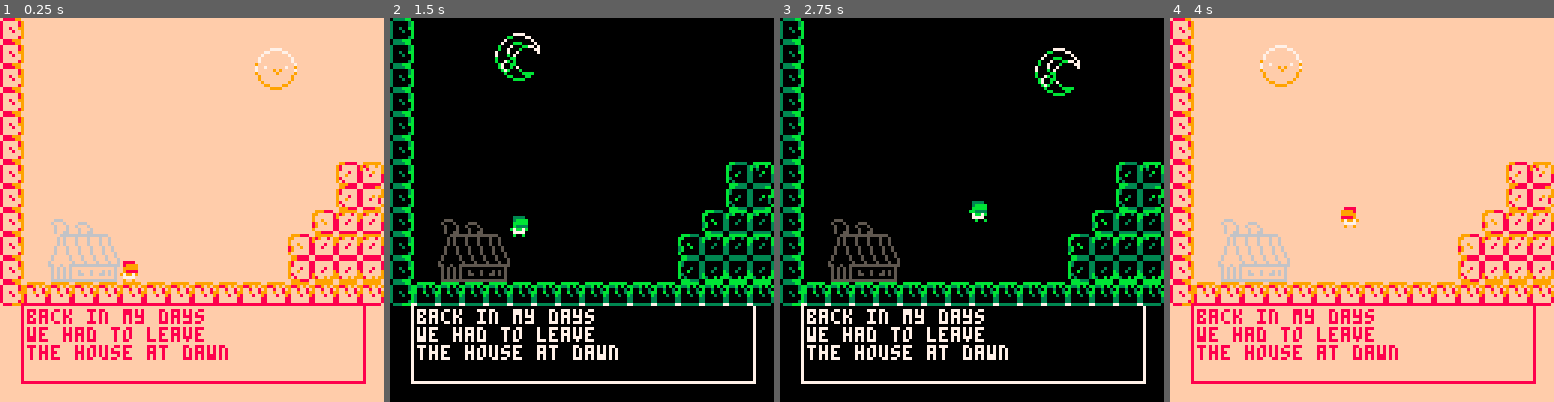
Above: before the commit, frames 1-4 (left to right).
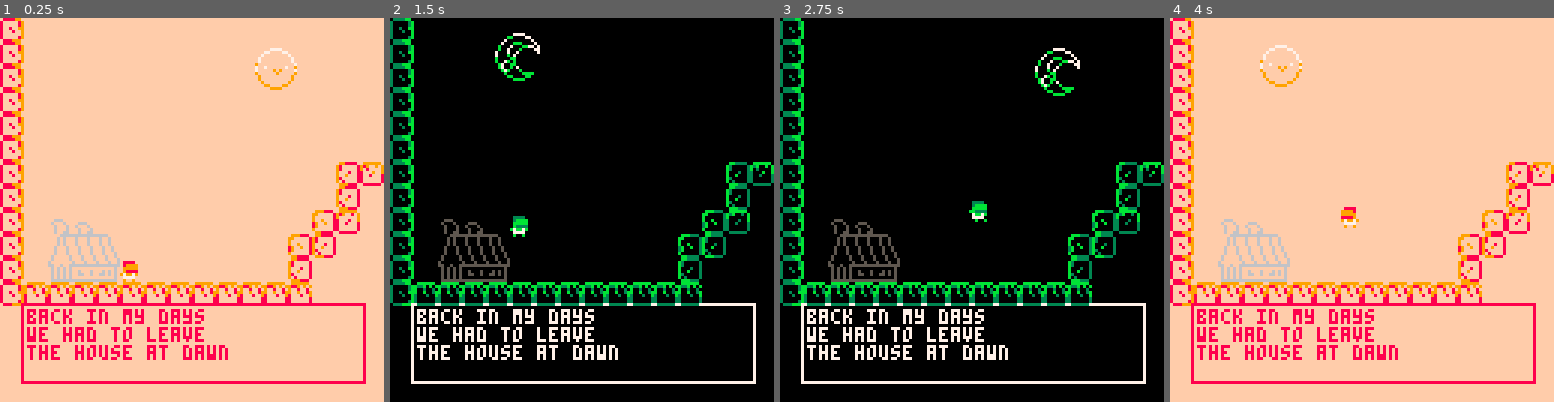
Above: after the commit, the same moments.

Repository: NataliaPrzemylska/milk1-way
Game: PICO-8 cartridge milkjourney.p8
Two runs of this game, one before a commit and one after it. Both use one fixed random seed, a clock stepped at 60 frames per second and the inputs below.
Inputs:
- Up to frame 1 (0.25 s): no input
- Up to frame 2 (1.5 s): tap X (X key) at 0.33, 1.07 s; tap O (Z key) at 0.7 s
- Up to frame 3 (2.75 s): hold Right 1.6-2.1 s; tap O (Z key) at 1.7, 2.1, 2.5 s; tap X (X key) at 1.85 s; hold Up 2.15-2.42 s; hold Right from 2.47 s (still down)
- Up to frame 4 (4 s): tap O (Z key) at 2.9, 3.3, 3.7 s; tap X (X key) at 2.97 s; release Right at 3.03 s; hold Left 3.08-3.58 s

The runs differ from the first frame. In frame 1, 1.9% of the frame differs, in the area x 81-100%, y 43-75%; in frame 2, 1.9%; in frame 3, 1.9%; in frame 4, 1.9%.

Commit message:
adding death
and death animation

Diff:
--- a/dynamic_level_objects.lua
+++ b/dynamic_level_objects.lua
@@ -1,11 +1,15 @@
 
 function update_car(c)
+    if (player.x<=c.x+16 and player.x>=c.x-8) and (player.y<=c.y+8 and player.y>=c.y-8) then
+        dead()
+    end
     if c.spd != nil then
         if c.x*(c.spd > 0 and 1 or -1)>c.destination_x  then
             c.x=c.spawn_x
         end
             c.x += c.spd
     end
+
 end
 
 function draw_car(c)
--- a/milkjourney.p8
+++ b/milkjourney.p8
@@ -17,12 +17,12 @@
 0b00b0000b0000000000b000b00b000000b00b000b00b00000000000300003000033330000000000000000000000000000000000000000000000000000000000
 00000000000000000000000000000000000000000000000000000000000000000000000000000000000000000000000000000000000000000000000000000000
 00000000000000000000000000000000000000000000000000000000000000000000000000000000000000000000000000000000000000000000000000000000
-00000000000000000000000000000000000000000000000000000000000000000000000000000000000000000000000000000000000000000000000000000000
-00000000000000000000000000000000000000000000000000000000000000000000000000000000000000000000000000000000000000000000000000000000
-00000000000000000000000000000000000000000000000000000000000000000000000000000000000000000000000000000000000000000000000000000000
-00000000000000000000000000000000000000000000000000000000000000000000000000000000000000000000000000000000000000000000000000000000
-00000000000000000000000000000000000000000000000000000000000000000000000000000000000000000000000000000000000000000000000000000000
-00000000000000000000000000000000000000000000000000000000000000000000000000000000000000000000000000000000000000000000000000000000
+00333300000000000000000000000000000000000000000000000000000000000000000000000000000000000000000000000000000000000000000000000000
+003bbbb0000000000000000000000000000000000000000000000000000000000000000000000000000000000000000000000000000000000000000000000000
+00bbbbb0003333000000000000000000000000000000000000000000000000000000000000000000000000000000000000000000000000000000000000000000
+03b33330003bbbb00000000000000000000000000000000000000000000000000000000000000000000000000000000000000000000000000000000000000000
+0777700007bbbbb00000000000000000000000000000000000000000000000000000000000000000000000000000000000000000000000000000000000000000
+b000b000b7b333300000000000000000000000000000000000000000000000000000000000000000000000000000000000000000000000000000000000000000
 00008888888800008822882200000000000000000000000000000000000000000200002002000020020000200000000000000000000000000000000000000000
 00080008000080000082220000000000000000000000000008000088000000800288882002888820028888200000000000000000000000000000000000000000
 00080002000080000000000000000000000000000000000088080888088000800828828008288280082882800000000000000000000000000000000000000000
@@ -55,14 +55,14 @@
 30000003300000033000000330000000000000030000000000000000000000000000000000000000000000000000000050000005b0000b07b00000bb50000005
 300000033000000330000003300000000000000300000000000000000000000000000000000000000000000000000000500000057000b00770000b0750000005
 0333333003333330033333300333333333333330333333333333333333333333000000000000000000000000000000000555555007b7777007777bb005555550
-0333bbb003333bb003333bb003333bb00bbbb33000006666660000000000000000000000000000000000000000000000055555500b777b700bbb7b7005555550
-3003000b3000003b3000000b3000000bb0000003000660660000000000000000000000000000000000000000000000005000000570b00007bb00000b50000005
-300300b03000003b3000000b300000bbb000000300060000000000000000000000000000000000000000000000000000500000057b0000bbbb0000bb50000005
-3000b0bb300300bb3000b0bb3000003b3bb0000300066660000000000000000000000000000000000000000000000000500050057b00b007b0b7000750050005
-3003000b3000300b300300303000003b3b0000030000006600000000000000000000000000000000000000000000000050050005b007000b7000b00b50005005
-3000000b3000000b3000003030000003bb0000030000000600000000000000000000000000000000000000000000000050000005b0000007b000000750000005
-300000bb3000003b3000000b3000b003b000b0030006666660000000000000000000000000000000000000000000000050000005700bb0077000b00b50000005
-033333b00333bbb003333bb030030003b000b0030000060000000000000000000000000000000000000000000000000005555550077b7b700b7bb7b005555550
+0333bbb003333bb003333bb003333bb00bbbb33000000000000000000000000000000000000000000000000000000000055555500b777b700bbb7b7005555550
+3003000b3000003b3000000b3000000bb0000003000000000000000000000000000000000000000000000000000000005000000570b00007bb00000b50000005
+300300b03000003b3000000b300000bbb000000300000000000000000000000000000000000000000000000000000000500000057b0000bbbb0000bb50000005
+3000b0bb300300bb3000b0bb3000003b3bb0000300000000000000000000000000000000000000000000000000000000500050057b00b007b0b7000750050005
+3003000b3000300b300300303000003b3b0000030000000000000000000000000000000000000000000000000000000050050005b007000b7000b00b50005005
+3000000b3000000b3000003030000003bb0000030000000000000000000000000000000000000000000000000000000050000005b0000007b000000750000005
+300000bb3000003b3000000b3000b003b000b0030000000000000000000000000000000000000000000000000000000050000005700bb0077000b00b50000005
+033333b00333bbb003333bb030030003b000b0030000000000000000000000000000000000000000000000000000000005555550077b7b700b7bb7b005555550
 0bb333300bbb33300bb33330300030bb3003000300000000000000000000000000000000000000000000000000000000055555500bbb7b7007bb7b7005555550
 b3000003bb000003b0b000033003003bb300300300000000000000000000000000000000000000000000000000000000500000057000000bb000000b50000005
 b3000003b0000003b00000033000003bb30000030000000000000000000000000000000000000000000000000000000050000005700000bbbb00000b50000005
@@ -135,11 +135,11 @@
 61000000000000000000000000000000000000000000000000000000000000ff000000000000000000000000000000000000000000000000000000000000007262610000000000000000000000000072000000404100000041414100000000000000000000000000000000000000000000000000000000000000000000000000
 6100000000000000000000000000000000000000000000000000000000000000000000000000000000000000000000000000000000000000000000000000007262610000000000000000000000000072404040000041414100000041000000000000414100000000414141414100000000000000000000000000000000000000
 61000000000000000000000000000000000000000000000000000000000000000000000000535400000000000000715251000000000000000000000000000072626100000000000000000000000052524200000000b2b2b200000000410000000041000041410041000000410041414100000000000000000000000000000000
-61ff000000000000000000000000000000000000000000000000000000000000000000000000000000006e00000071624262000000000000000000000000006562610000000000000000000000004040960000000000000000008500410000006100000000004100000000000000000000000000000000000000000000000000
-61ff000000000000000000000000000000000000000000000000000000000000004d4d0000000000000000000000716242620000000000000000000000000065626100000000000000000000000040404000000000000000000000000041000061000000000000000000a1000000515100000000000000000000000000000000
-61ff000000000000000000000000705052510000000000000000000000000000000000000000000000000000000071624251510000000000070000000000007262610000000000000000000000004040000000000000000000464748004100006100000000000000005050000000000000000000000000000000000000000000
-61ff000000000000000000000000706270620000000000000000000000000000004647480000005d5d5d0000000071624242425100000050515200000000007262610000000000000000000000004040006e6e000000000000000000004200006100000000000000000000000000000000000000000000000000000000000000
-61ffcbcccd00000000000000007151514162000000000000000000000000000000000000000000000000000000007162424242600000504040405200000000726261000000000000000000000000404000000000000000000000000000004242610000a1a1a1006d6d6d00002800000000000000000000000000000000000000
-61ffdbdcdd0000000000000071515151ff00000000000000000000000000000000000000000000000000000050515162424242600050404040404052000000727e7e00000000000000000000000040400000006d6d6d0000004e4e4e00000000000000516d6d0000000000515100000000000000000000000000000000000000
-61ffebeced0000000000000070414141ff00000000000000000000000000000000000000000000000000000070414141424242605040404040404040520000727e7e000000b0b0b00000280000004040000000000000000000000000000000005252520000000000000000000000000000002323232323232323232323232351
-6152525252525252525252525252525250505050505050505050505050505050505050505050505050505050505050505252525252525252525252525252525250505050505050505050505050505050222222222222222222222222222250500000002222222222222222222222222252525252525252525252525252525252
+61ff000000000000000000000000000000000000000000000000000000000000000000000000000000006e00000071004262000000000000000000000000006562610000000000000000000000004040960000000000000000008500410000006100000000004100000000000000000000000000000000000000000000000000
+61ff000000000000000000000000000000000000000000000000000000000000004d4d0000000000000000000000710000620000000000000000000000000065626100000000000000000000000040404000000000000000000000000041000061000000000000000000a1000000515100000000000000000000000000000000
+61ff000000000000000000000000705052510000000000000000000000000000000000000000000000000000000071000051510000000000070000000000007262610000000000000000000000004040000000000000000000464748004100006100000000000000005050000000000000000000000000000000000000000000
+61ff000000000000000000000000700000620000000000000000000000000000004647480000005d5d5d0000000071000000425100000050515200000000007262610000000000000000000000004040006e6e000000000000000000004200006100000000000000000000000000000000000000000000000000000000000000
+61ffcbcccd00000000000000007151000062000000000000000000000000000000000000000000000000000000007100000000600000504000405200000000726261000000000000000000000000404000000000000000000000000000004242610000a1a1a1006d6d6d00002800000000000000000000000000000000000000
+61ffdbdcdd00000000000000717000000000000000000000000000000000000000000000000000000000000050515100000000600050400000004052000000727e7e00000000000000000000000040400000006d6d6d0000004e4e4e00000000000000516d6d0000000000515100000000000000000000000000000000000000
+61ffebeced00000000000000700000000000000000000000000000000000000000000000000000000000000070000000000000605040000000000040520000727e7e000000b0b0b00000280000004040000000000000000000000000000000005252520000000000000000000000000000000000000000000000000000000000
+6152525252525252525252525200000050505050505050505050505050505050505050505050505050505050500000000000005252000000000000005252525250505050505050505050505050505050222222222222222222222222222250500000002222222222222222222222222200000000000000000000000000000000
--- a/player.lua
+++ b/player.lua
@@ -10,9 +10,9 @@
     face_right = true,
     has_milk = false,
     has_key = false,
-
     current_sprite = 0,
     animation_index = 1,
+    dead_animation_index = 0,
 }
 
 ANIM = {
@@ -22,21 +22,36 @@
     LEN = 6,
     air_up = 3,
     air_down = 4,
+    falling = 16,
+    laying = 17
 }
 
 FRAME_TIME = 1 / 30.0 -- in seconds
 day_cooldown = 0
 
 function animate_player(walking, in_air)
-    -- show the frame from correct animation
-    if in_air then
-        if walking then
-            player.current_sprite = player.vy < 0 and ANIM.air_up or ANIM.air_down
+    if player.dead_animation_index ~= 0 then
+        player.dead_animation_index+=1
+        if player.dead_animation_index < 10 then
+            player.current_sprite = ANIM.falling
+        elseif player.dead_animation_index == 60 then
+            player.current_sprite = ANIM.laying
+            player.dead_animation_index = 0
+            respawn()
         else
-            player.current_sprite = player.vy < 0 and 5 or 0
+            player.current_sprite = ANIM.laying
         end
     else
-        player.current_sprite = (walking and ANIM.walk or ANIM.idle)[flr(player.animation_index)]
+    -- show the frame from correct animation
+        if in_air then
+            if walking then
+                player.current_sprite = player.vy < 0 and ANIM.air_up or ANIM.air_down
+            else
+                player.current_sprite = player.vy < 0 and 5 or 0
+            end
+        else
+            player.current_sprite = (walking and ANIM.walk or ANIM.idle)[flr(player.animation_index)]
+        end
     end
 
 
@@ -83,8 +98,9 @@
         end
     end
 
-    -- move player horizontally
-    if input.move_x ~= 0 then
+
+    -- move player horizontally (if the player isn't dead)
+    if input.move_x ~= 0 and player.dead_animation_index == 0 then
         local collision = player_collision(input.move_x, 0)
         if (collision & FLAG_BLOCK_ALL) == 0 then
             player.x += input.move_x * player.walk_spd * FRAME_TIME
@@ -102,7 +118,7 @@
         player.vy = 0
     end
 
-    if is_on_ground and input.jump then
+    if is_on_ground and input.jump and player.dead_animation_index == 0 then -- if the player isn't dead
         player.vy = -player.jump_spd
     end
 
@@ -164,7 +180,7 @@
 end
 
 
-function dead()
+function respawn()
     if player.has_milk then
         player.x = levels[level_index].spawn_right.x
         player.y = levels[level_index].spawn_right.y
@@ -172,4 +188,10 @@
         player.x = levels[level_index].spawn_left.x
         player.y = levels[level_index].spawn_left.y
     end
+
 end
+function dead()
+    if player.dead_animation_index==0 then
+        player.dead_animation_index = 1
+    end
+end
Not shown, changed: spritesheet.png
